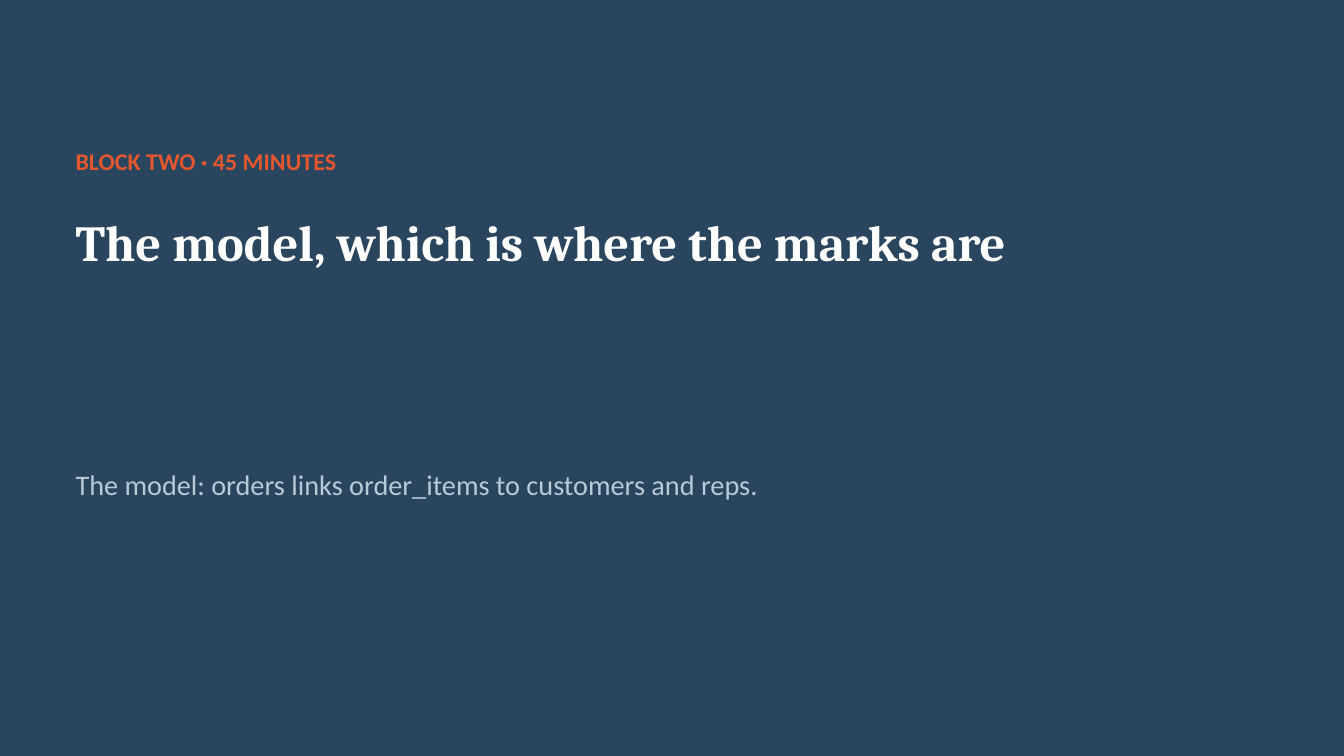
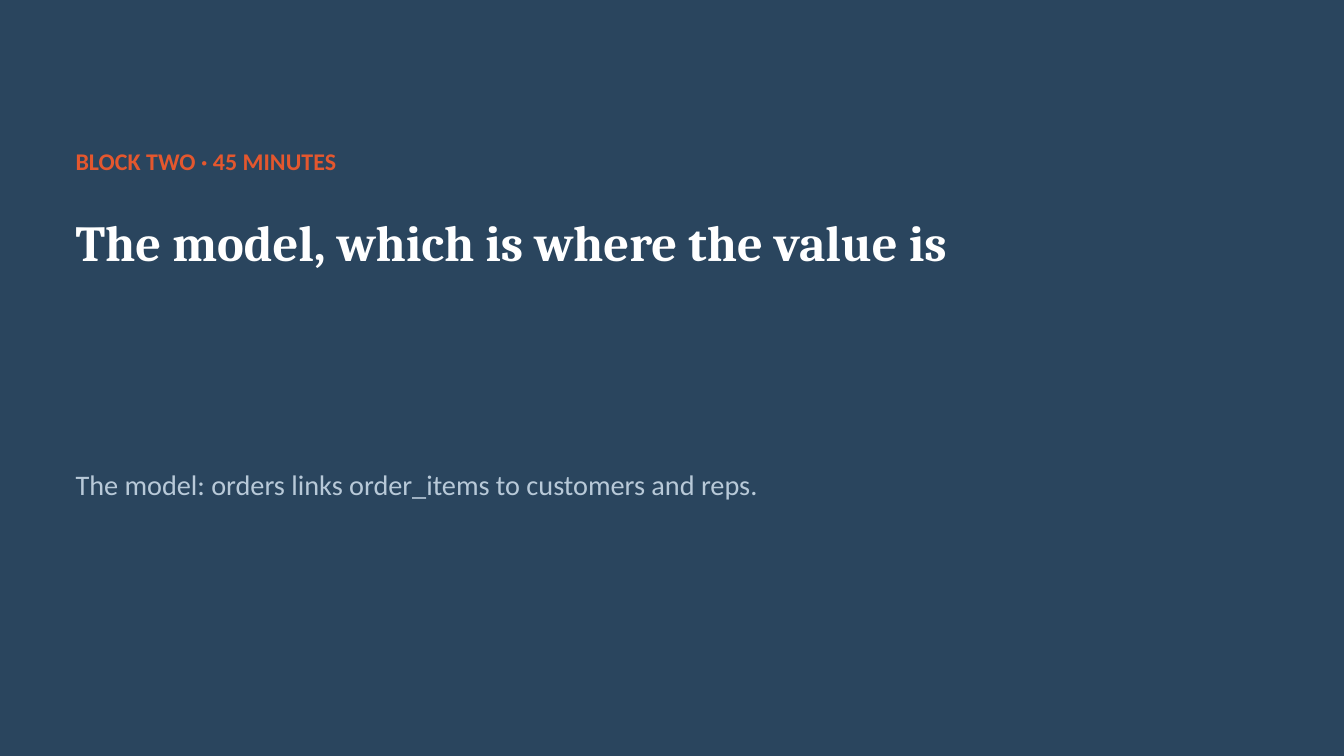
Before and after one commit to Jotham566/teaching-material, a slide deck: slide 13 of DataAnalysis_Track/decks/DA_S14_Getting_data_in_and_modelling_it.pptx. Drawn at 1344x756 pixels with LibreOffice and Linux fonts; fonts in the diff are those of the drawing. Boxes give left, top, right and bottom in pixels: in the first picture for what was removed or moved away, otherwise in the second. Text is boxed around its words. In the diff, an @@ line names an element or a change of style, - is before the commit and + after.

```diff
--- a/DataAnalysis_Track/decks/DA_S14_Getting_data_in_and_modelling_it.pptx
+++ b/DataAnalysis_Track/decks/DA_S14_Getting_data_in_and_modelling_it.pptx
@@ text at (76, 226, 947, 268): text changed @@
-The model, which is where the marks are
+The model, which is where the value is
```
Also in this commit, not shown: 40 other files.
